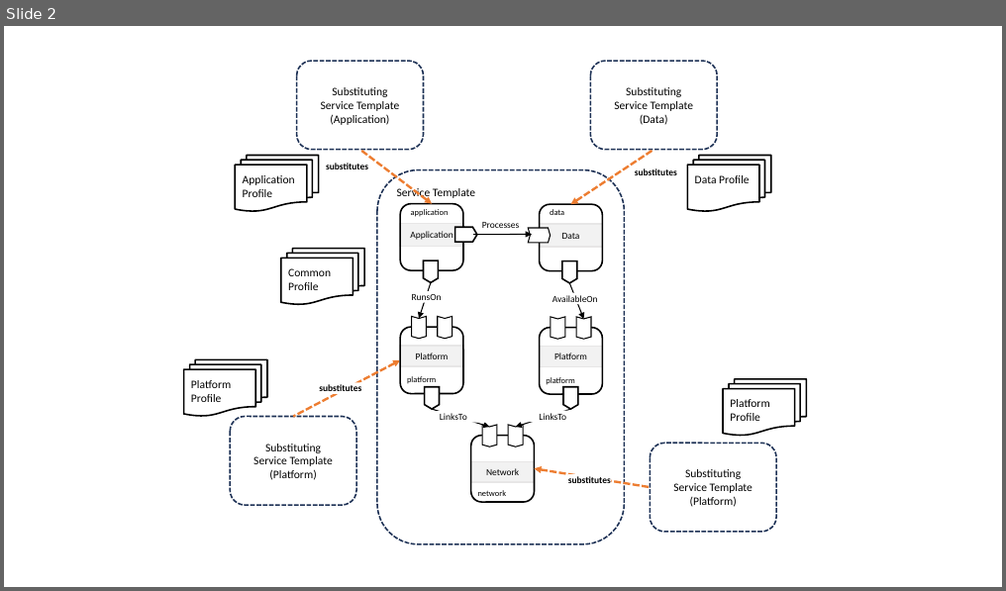
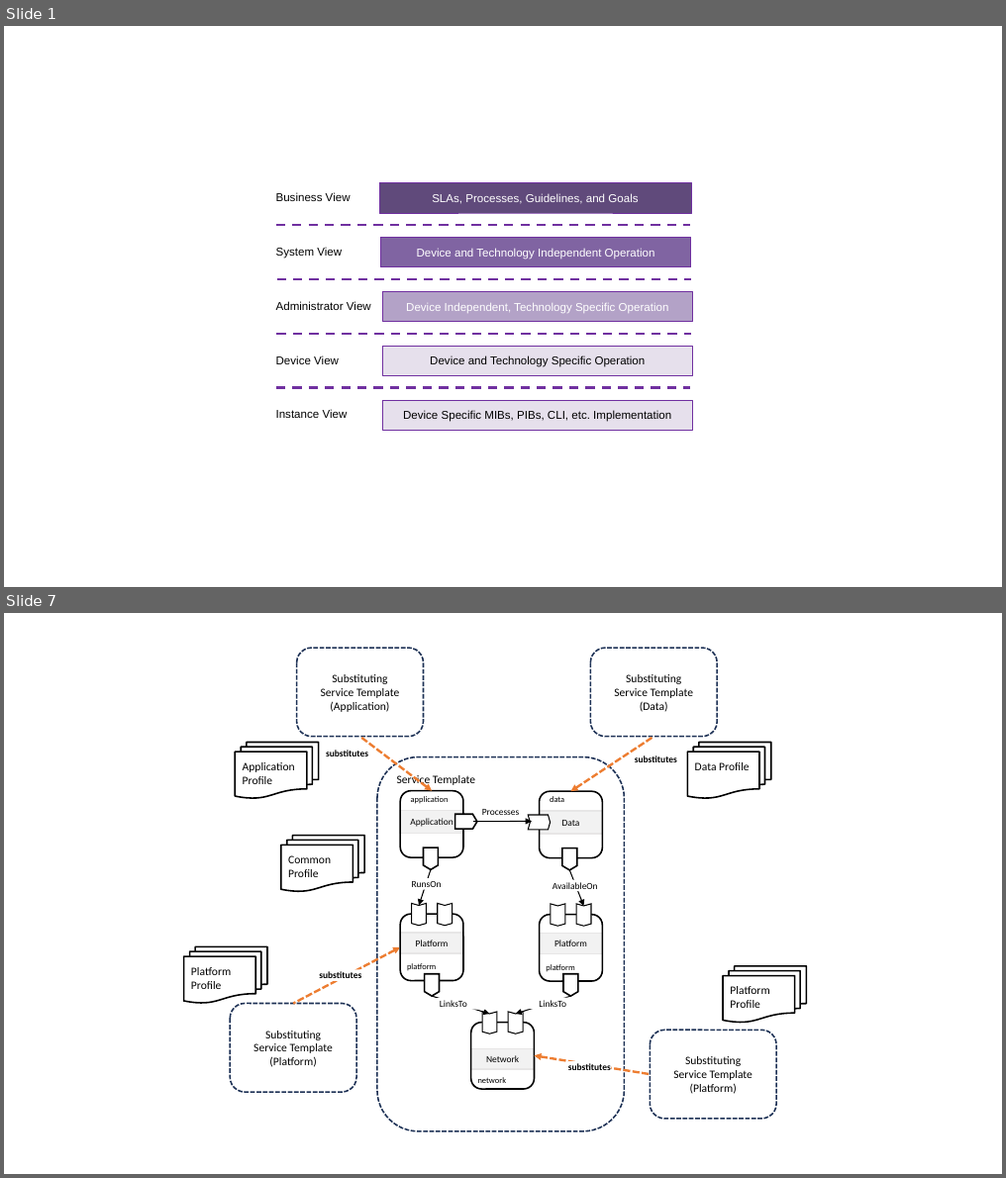
Before and after one commit to oasis-open/tosca-community-contributions, a slide deck: profiles/community/tosca/common/sources/figures.pptx. Shown one above the other, each under a label of ours: slide 2 before the commit, slides 1 and 7 after it; the slides between them are not shown. The pictures are 1006x591 and 1006x1178 pixels, drawn with LibreOffice and Linux fonts; fonts in the diff are those of the drawing. Boxes give left, top, right and bottom in pixels: in the first picture for what was removed or moved away, otherwise in the second. Text is boxed around its words. In the diff, an @@ line names an element or a change of style, - is before the commit and + after.

```diff
--- a/profiles/community/tosca/common/sources/figures.pptx
+++ b/profiles/community/tosca/common/sources/figures.pptx
@@ slide 1 added at [4,26,1002,587], background #FFFFFF @@
@@ text added at [276,192,350,201], 11 pt, text #000000 @@
+Business View
@@ rectangle added at [380,183,691,213], fill #604A7B, outline #7030A0 0.75 pt, 11 pt, text #FFFFFF @@
+SLAs, Processes, Guidelines, and Goals
@@ text added at [276,247,342,259], 11 pt, text #000000 @@
+System View
@@ rectangle added at [381,238,691,268], fill #8064A2, outline #7030A0 0.75 pt, 11 pt, text #FFFFFF @@
+Device and Technology Independent Operation
@@ group added at [275,225,691,388]: 4 lines @@
@@ rectangle added at [383,291,693,322], fill #B3A2C7, outline #7030A0 0.75 pt, 11 pt, text #FFFFFF @@
+Device Independent, Technology Specific Operation
@@ text added at [276,301,371,310], 11 pt, text #000000 @@
+Administrator View
@@ rectangle added at [383,346,693,375], fill #E6E0EC, outline #7030A0 0.75 pt, 11 pt, text #000000 @@
+Device and Technology Specific Operation
@@ text added at [276,356,339,365], 11 pt, text #000000 @@
+Device View
@@ text added at [276,409,348,418], 11 pt, text #000000 @@
+Instance View
@@ rectangle added at [383,400,693,430], fill #E6E0EC, outline #7030A0 0.75 pt, 11 pt, text #000000 @@
+Device Specific MIBs, PIBs, CLI, etc. Implementation
@@ what was slide 2 is now slide 7 @@
```
Also in this commit, not shown: 14 other slides added, 1 slide removed, 36 other files.
